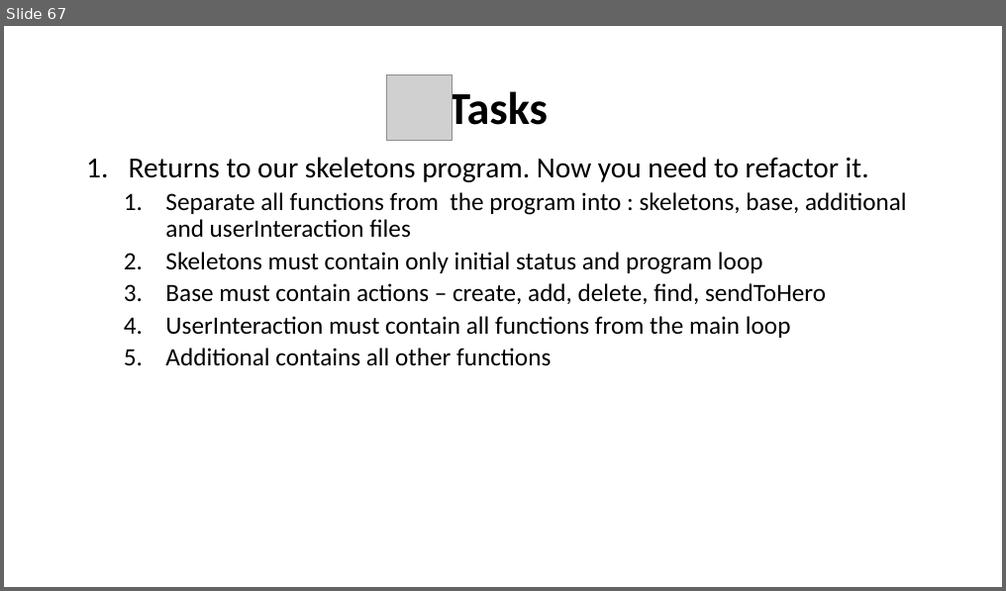
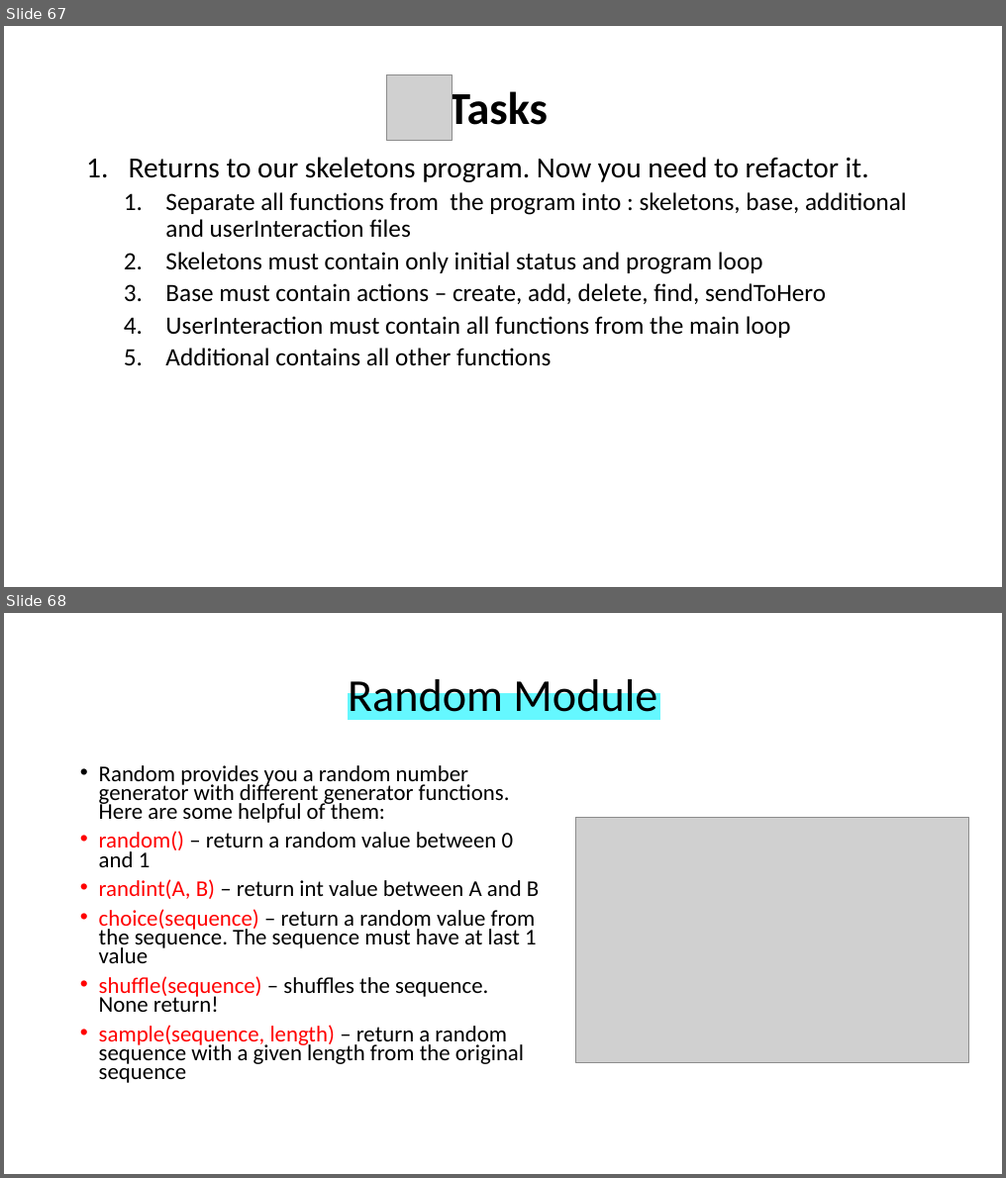
Before and after one commit to WonderLuc/brother-bootcamp, a slide deck: python 101/python_101.pptx. Shown one above the other, each under a label of ours: slide 67 before the commit, slides 67 and 68 after it. The pictures are 1006x591 and 1006x1178 pixels, drawn with LibreOffice and Linux fonts; fonts in the diff are those of the drawing; grey boxes stand for pictures; background and template pictures are left out. Boxes give left, top, right and bottom in pixels: in the first picture for what was removed or moved away, otherwise in the second. Text is boxed around its words. In the diff, an @@ line names an element or a change of style, - is before the commit and + after.

Commit message:
feat: add random module block

```diff
--- a/python 101/python_101.pptx
+++ b/python 101/python_101.pptx
@@ slide 68 added at (4,613,1002,1174), background picture (left out) @@
@@ rectangle added at (348,693,659,719), fill #65F8FF, outline #65F8FF 1 pt @@
@@ title added at (348,673,657,723), 44 pt, text #000000 @@
+Random Module
@@ text added at (99,765,539,1083), 21.7 pt, text #000000 @@
+• Random provides you a random number generator with different generator functions. Here are some helpful of them:
+• random() – return a random value between 0 and 1
+• randint(A, B) – return int value between A and B
+• choice(sequence) – return a random value from the sequence. The sequence must have at last 1 value
+• shuffle(sequence) – shuffles the sequence. None return!
+• sample(sequence, length) – return a random sequence with a given length from the original sequence
@@ picture added at (576,818,968,1063) @@
```
Also in this commit, not shown: 2 other slides added, 1 other file.
